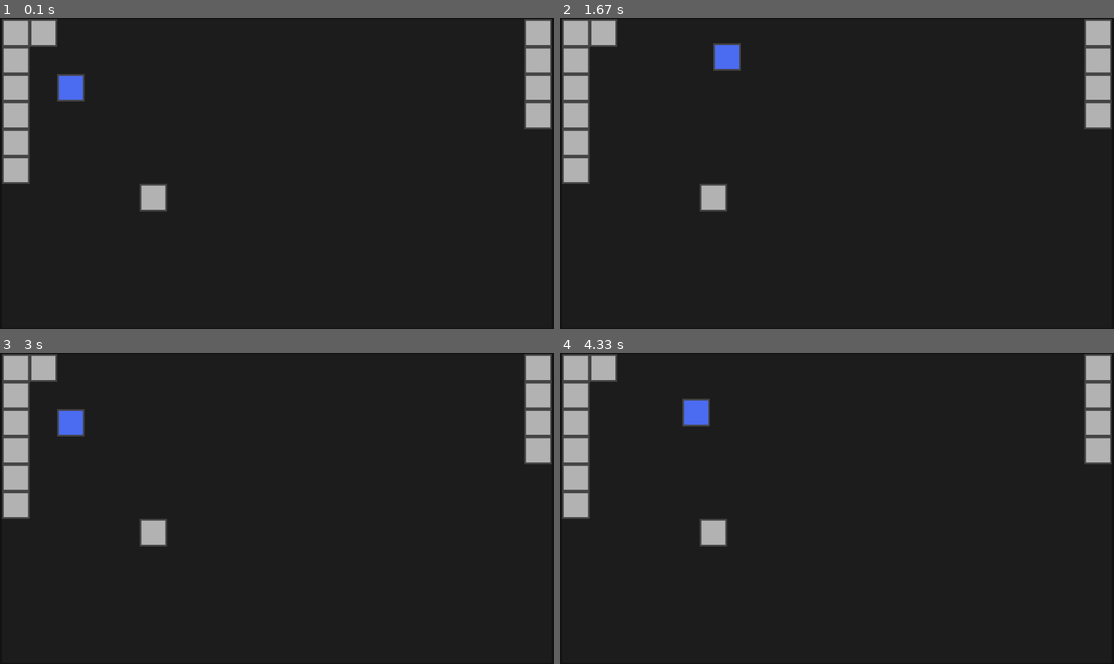
Above: before the commit, frames 1-4 (two rows, left to right).
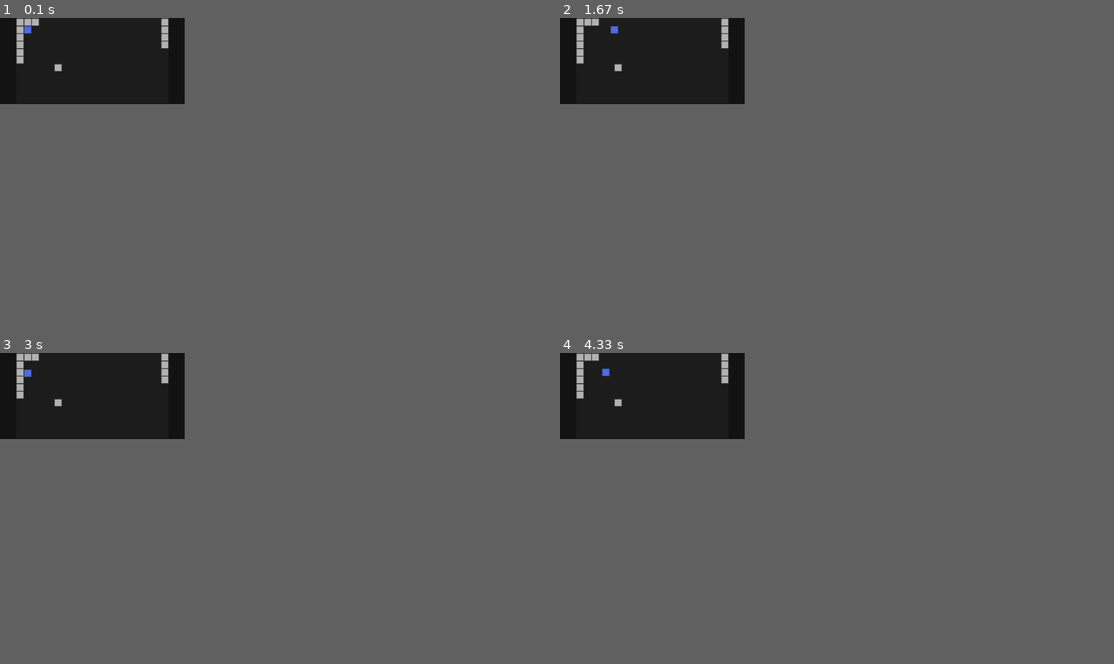
Above: after the commit, the same moments.

Repository: CyberSurge-Dev/PygameTesting
Game: pygame game, started from main.py
Two runs of this game, one before a commit and one after it. Both use one fixed random seed, a clock stepped at 60 frames per second and the inputs below.
Inputs:
- Up to frame 1 (0.1 s): no input
- Up to frame 2 (1.67 s): hold D 0.33-0.8 s; hold W 0.83-1.13 s; hold D 1.17-1.63 s
- Up to frame 3 (3 s): hold A 1.67-2.2 s; hold S 2.23-2.53 s; hold A 2.57-2.97 s
- Up to frame 4 (4.33 s): hold W 3-3.37 s; hold D 3.4-4.03 s; hold S from 4.07 s (still down)
In our replay, the window is 900x506 before the commit and 300x140 after it. These sizes can differ from the game's own. Grey fills any space a smaller window leaves; there, only what the larger window draws over its background counts as a difference.

The runs differ from the first frame. In frame 1, 5.7% of the frame differs, in the area x 0-100%, y 0-63%; in frame 2, 5.7%; in frame 3, 5.7%; in frame 4, 5.7%.

Commit message:
Added Telemetry, fixed collision issues, added developer section to settings file to enable and disable telemetry data.

Diff:
--- a/data/rooms/test_room.json
+++ b/data/rooms/test_room.json
@@ -11,7 +11,9 @@
         "19;0" : {"id":"wall", "variant":0},
         "19;1" : {"id":"wall", "variant":0},
         "19;2" : {"id":"wall", "variant":0},
-        "19;3" : {"id":"wall", "variant":0}
+        "19;3" : {"id":"wall", "variant":0},
+        "1;0" : {"id":"wall", "variant":0},
+        "2;0" : {"id":"wall", "variant":0}
     },
     "meta": {
         "type":"misc",
--- a/data/settings.json
+++ b/data/settings.json
@@ -1,12 +1,16 @@
 {
     "display": {
         "fullscreen": false,
-        "resolution": [1920, 1080]
+        "resolution": [640, 300]
     },
     "keybinds": {
         "up": "w",
         "down": "s",
         "left": "a",
         "right": "d"
+    },
+    "developer": {
+        "developer": true,
+        "telemetry": true
     }
 }
--- a/main.py
+++ b/main.py
@@ -15,7 +15,7 @@
 from scripts.tilemap import Tilemap
 
 # Internal imports
-from scripts.utils import Settings
+from scripts.utils import Settings, Telemetry
 from scripts.entities import PhysicsEntity
 from scripts.assetMap import AssetMap
 # --------------------------------------------------------------------------------
@@ -42,6 +42,8 @@
         self.tilemap = Tilemap(self, 16)
         self.tilemap.load('test_room.json')
 
+        self.telemetry = Telemetry(self.settings.telemetry)
+
         self.movement = {
             'up':False,
             'down':False,
@@ -49,7 +51,7 @@
             'right':False
         }
 
-        self.player = PhysicsEntity(self, (32, 32), (16, 16))
+        self.player = PhysicsEntity(self, (16, 16), (16, 16))
 
         # Determine the largest 16:9 ratio that can fit in the screen for the display size
         # This method allows the program to automatically scale the game to any screen size
@@ -57,8 +59,14 @@
             self.dWidth = self.sWidth - (self.sWidth % 16)
             self.dHeight = math.trunc(self.dWidth * (9/16))
         else:
-            self.dHeight = self.sHeight - (self.sHeight % 16)
+            self.dHeight = self.sHeight - (self.sHeight % 9)
             self.dWidth = math.trunc(self.dHeight * (16/9))
+
+        print("Display Width:", self.dWidth)
+        print("Display height:", self.dHeight)
+
+        print("\nScreen Width:", self.sWidth)
+        print("Screen height:", self.sHeight)
 
         self.clock = pygame.time.Clock() # Create the game clock
 
@@ -101,6 +109,7 @@
             self.screen.blit(pygame.transform.scale( self.display, (self.dWidth, self.dHeight) ),
                              ((self.sWidth/2)-(self.dWidth/2) , (self.sHeight/2)-(self.dHeight/2)))
 
+            self.telemetry.update() # update telemetry data
             pygame.display.update() # Refresh the display
             self.clock.tick(60) # Limit FPS to 60
 
--- a/scripts/entities.py
+++ b/scripts/entities.py
@@ -14,7 +14,6 @@
 # --------------------------------------------------------------------------------
 # External imports
 import pygame
-from scripts.tilemap import Tilemap
 
 # --------------------------------------------------------------------------------
 class PhysicsEntity:
@@ -65,28 +64,34 @@
             (movement['down']-movement['up']) + self.velocity[1]
         )
 
+        self.game.telemetry.add('movement[0]', frame_movement[0])
+        self.game.telemetry.add('movement[1]', frame_movement[1])
+
         # Check for collionions in left and right movement
         self.pos[0] += frame_movement[0]
         entity_rect = self.rect()
-        # print(entity_rect)
+        rect_pos = []
+
         for rect in self.tilemap.get_rects_around(self.pos, self.exceptions).values():
-            # print(rect)
             if rect != None and entity_rect.colliderect(rect):
-                print("col left-right")
+                rect_pos.append((rect.x, rect.y))
                 if frame_movement[0] > 0:
                     entity_rect.right = rect.left
                     self.collisions['right'] = True
+                    self.game.telemetry.add('colision', 'right')
                 if frame_movement[0] < 0:
                     entity_rect.left = rect.right
                     self.collisions['left'] = True
+                    self.game.telemetry.add('colision', 'left')
                 self.pos[0] = entity_rect.x
+
+        self.game.telemetry.add((entity_rect.centerx, entity_rect.centery), rect_pos)
 
         # Check for collisions in up and down movement
         self.pos[1] += frame_movement[1]
         entity_rect = self.rect()
         for rect in self.tilemap.get_rects_around(self.pos, self.exceptions).values():
             if rect != None and entity_rect.colliderect(rect):
-                print("col up-down")
                 if frame_movement[1] > 0:
                     entity_rect.bottom = rect.top
                     self.collisions['down'] = True
@@ -100,7 +105,6 @@
         elif self.collisions['left'] or self.collisions['right']:
             self.velocity[1] = 0
 
-        tiles_around = self.tilemap.get_rects_around(self.pos, self.exceptions)
 
     def render(self, offset=(0, 0)):
         self.game.display.blit(self.assetMap.entities['player'], (self.pos[0] - offset[0], self.pos[1] - offset[1]))
--- a/scripts/tilemap.py
+++ b/scripts/tilemap.py
@@ -3,21 +3,21 @@
 
 BASE_TILEMAP_PATH = "data/rooms/"
 TILES_AROUND  = {
-    'top_left': (-1, 1),
-    'top_center': (0, 1),
-    'top_right': (1, 1),
+    'top_left': (-1, -1),
+    'top_center': (0, -1),
+    'top_right': (1, -1),
     'left': (-1, 0),
     'center': (0, 0),
     'right': (1, 0),
-    'bottom_left': (-1, -1),
-    'bottom_center': (0, -1),
-    'bottom_right': (1, -1)
+    'bottom_left': (-1, 1),
+    'bottom_center': (0, 1),
+    'bottom_right': (1, 1)
 }
 
 class Tilemap():
     """Class to manage tiles"""
 
-    def __init__(self, game, tile_size=32):
+    def __init__(self, game, tile_size):
         """Initialize the Tilemap class"""
         self.game = game
         self.tile_size = tile_size
@@ -32,37 +32,42 @@
         level_data = json.load(level_file)  # Extract data from JSON as dictionary
         level_file.close()  # Close JSON file
 
+        # Load tilemap as dictionary from JSON file, convert strings to tuples
         self.tilemap = {tuple(int(v) for v in k.split(';')): v for k, v in level_data['tilemap'].items()}
 
     def get_tile(self, pos):
-        # print("Get Tile POS:", (pos[0], pos[1]))
-        return self.tilemap.get((pos[0], pos[1]), None)
+        return self.tilemap.get(pos, None)
 
     def tiles_arround(self, pos, exceptions = []):
         """Returns a dictionary of the tiles that are around a position"""
         tiles = {}
         # adjust pos to tilemap
         pos = (int(pos[0] // self.tile_size), int(pos[1] // self.tile_size))
-        # Check each tile around the player
+        # Check each tile around the posiyion
+
         for txt, Tpos in TILES_AROUND.items():
+            # Get tile from tilemap
             tile = self.get_tile((pos[0]+Tpos[0], pos[1]+Tpos[1]))
             if tile != None:
-                # print("Tile ID:",self.get_tile((pos[0]+Tpos[0], pos[1]+Tpos[1]))['id'])
-                tile = self.assetMap.tiles[self.get_tile((pos[0]+Tpos[0], pos[1]+Tpos[1]))['id']]
+                # Get the tiledata from assetMap
+                tile = self.assetMap.tiles.get(tile.get('id'))
                 # add tile position key
                 tile['pos'] = (pos[0]+Tpos[0], pos[1]+Tpos[1])
-            # Check if the tile is in exceptions before adding
-            if tile not in exceptions:
-                tiles[txt] = tile
-                # print("Tile:",tile)
+
+            # Check for how the tile should be added to the dictionary
+            if tile not in exceptions and tile != None:
+                tiles[txt] = tile.copy()
+            else:
+                tiles[txt] = None
 
         return tiles
 
     def get_rects_around(self, pos, exceptions = []):
-        """Returns a matrix of the positions of the surrounding solid tiles"""
+        """Returns a dictionary of the positions of the surrounding solid tiles"""
         tiles = {}
         for txt, tile in self.tiles_arround(pos, exceptions).items():
             if tile != None and tile.get('type') == 'solid':
+                # self.game.telemetry.add(txt, self.tiles_arround(pos, exceptions)[txt]['pos'])
                 tiles[txt] = pygame.Rect(
                     # Rect position
                     tile['pos'][0] * self.tile_size,
@@ -71,6 +76,7 @@
                     self.tile_size,
                     self.tile_size
                 )
+                # self.game.telemetry.add(txt, (tiles[txt].x, tiles[txt].y))
             else:
                 tiles[txt] = None
         return tiles
--- a/scripts/utils.py
+++ b/scripts/utils.py
@@ -8,6 +8,7 @@
 --+ Classes +--
 Settings() - The settings class is used to load settings information from settings.json.
 Animation(images, image_dur, loop = False) - The animation classs is used as a system to generalize the creation of aniumations throughout the program.
+Telemetry(active) - Simple class for tracking variables and displaying/changing telemetry data in console.
 
 --+ Functions +--
 load_image(path) - Loads the image at the given path, and returns it as a pygame image object.
@@ -23,6 +24,8 @@
 
 # Global variables
 BASE_IMAGE_PATH = "data/images/"
+TELEMETRY = {}
+clear = lambda: os.system('clear' if os.name == 'posix' else 'cls')
 
 # --------------------------------------------------------------------------------
 
@@ -40,9 +43,52 @@
         else:
             self.screen_size = (self.settings_data['display']['resolution'][0], self.settings_data['display']['resolution'][1]) # Set screen to size from settings.json
 
+        # Assign keybinds from settings
         self.keybinds = {} # Create an empty dictionary for keybinds
         for key in self.settings_data["keybinds"].keys(): # cycle through the keybinds dictionary from settings.json
             self.keybinds[key] = getattr(pygame.locals, "K_" + self.settings_data["keybinds"][key]) # set the keybind value to the pygame key attribute that corrosponds the value from settings.json using getattr()
+
+        # Set developer Settings
+        if self.settings_data['developer']['developer']:
+            self.telemetry = self.settings_data['developer']['telemetry']
+        else:
+            self.telemetry = False
+
+class Telemetry:
+    """Simple class for tracking variables and displaying/changing telemetry data in console."""
+    def __init__(self, active):
+        """Initiate the telemtry class and variables"""
+        self.telemetry_data = {}
+        self.telemetry_log = []
+        self.active = active
+
+    def add(self, key, value):
+        """Adds the given key and value to the telemetry values"""
+        self.telemetry_data[key] = value
+
+    def update(self):
+        """Clears the screen and displays the telemetry data"""
+        if self.active:
+            clear()
+            for k, v in self.telemetry_data.items():
+                print(f"{k}: {v}")
+
+            self.telemetry_data = {}
+
+            # Print persistent data to screen
+            print("\nTelemetry Log:")
+            for item in reversed(self.telemetry_log):
+                print(" ", item)
+
+    def remove(self, key):
+        """Removes given key from telemetry data"""
+        self.telemetry_data.pop(key, None)
+
+    def log(self, value):
+        """Add persistent data to telemetry (will not be removed on update)"""
+        self.telemetry_log.append(value)
+        if len(self.telemetry_log) > 50:
+            self.telemetry_log = self.telemetry_log[1:52]
 
 def load_image(path):
     """Loads the image at the given path, and returns it as a pygame image object."""
@@ -56,5 +102,6 @@
 
     return images # Return the list of pygame image objects
 
+
 class Animation():
     pass
